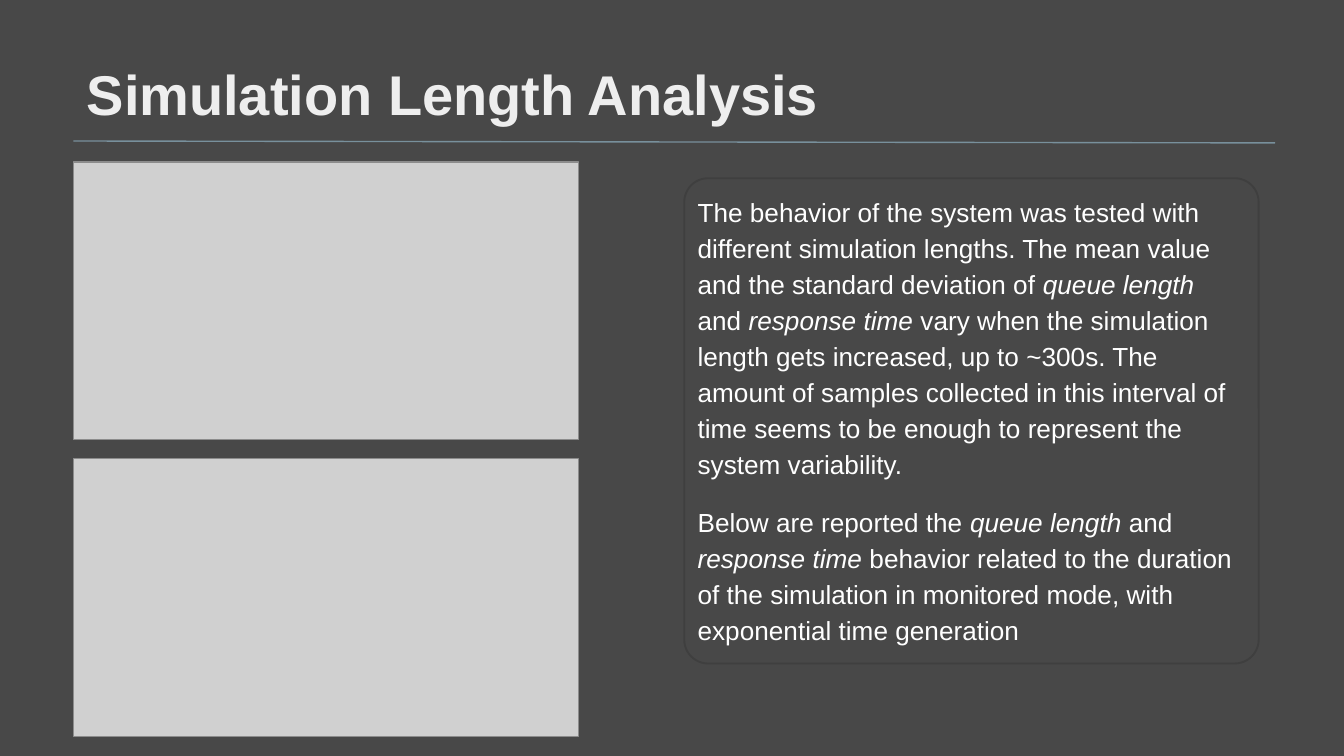
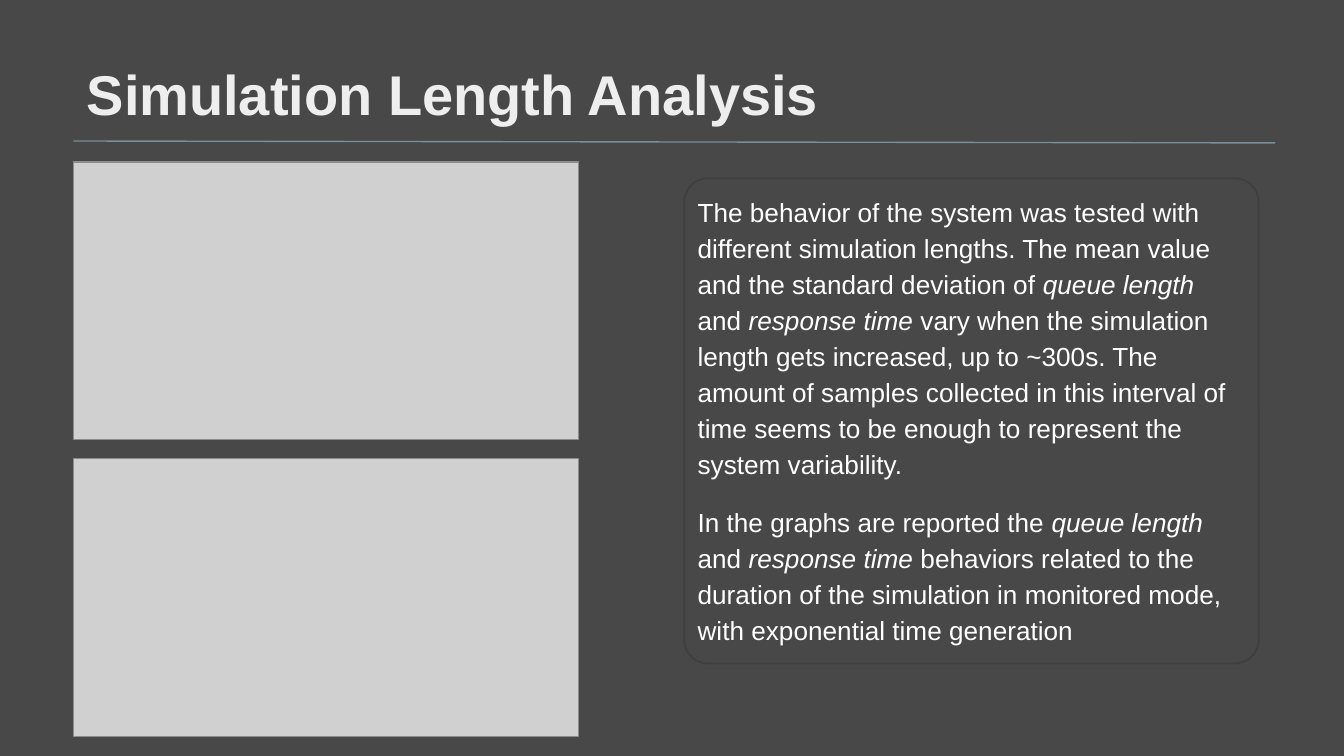
Before and after one commit to b0-n0-b0/AerocomSystem2, a slide deck: slide 6 of documentation/AerocomSystem2_presentation.pptx. Drawn at 1344x756 pixels with LibreOffice and Linux fonts; fonts in the diff are those of the drawing; grey boxes stand for pictures. Boxes give left, top, right and bottom in pixels: in the first picture for what was removed or moved away, otherwise in the second. Text is boxed around its words. In the diff, an @@ line names an element or a change of style, - is before the commit and + after.

Commit message:
small changes in the presentation

```diff
--- a/documentation/AerocomSystem2_presentation.pptx
+++ b/documentation/AerocomSystem2_presentation.pptx
@@ text at box(698, 513, 1221, 646): text changed @@
-Below are reported the queue length and response time behavior related to the duration of the simulation in monitored mode, with exponential time generation
+In the graphs are reported the queue length and response time behaviors related to the duration of the simulation in monitored mode, with exponential time generation
```
Also in this commit, not shown: 1 other slide changed, 1 other file.
